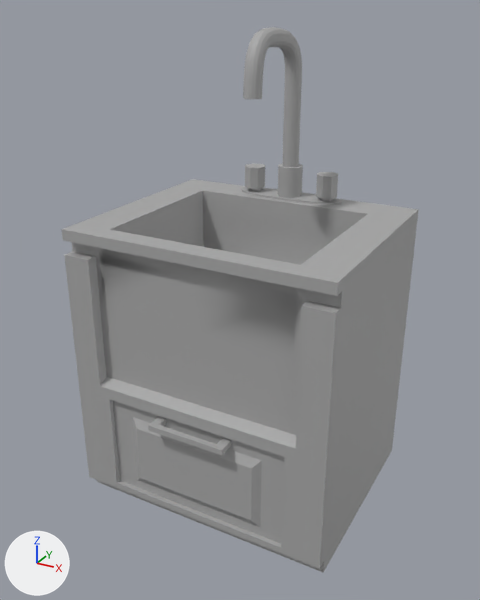
An edit to the FBX model RunningLateGame/Assets/Models/kitchenCounterSink.fbx, drawn before and after from the same camera.
The view is the same before and after, from a camera (50 mm lens) standing at (3.326, -2.126, 1.354) and looking at (2.503, -0.629, 0.606). The lights are fixed; the arrows at lower left show +X, +Y and +Z. Where no turn or scale is listed for an object, it has been applied to the vertices.
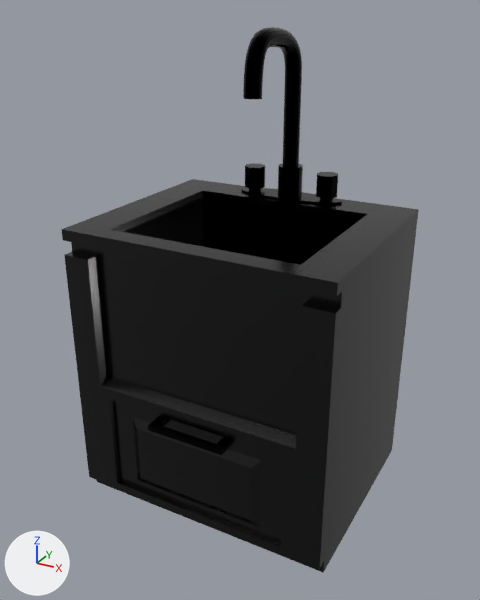
Where the change shows, as pixel boxes [x1, y1, x2, y2] in the pictures (480 x 600 px; the box of a moved part takes in the faces that stretch with it):
'drawer', recoloured (grey to black)
    both: [100, 376, 296, 557]
'pCylinder1', recoloured (grey to black)
    both: [241, 27, 342, 205]
'pCylinder3', recoloured (grey to black)
    both: [316, 172, 338, 201]
'pCylinder2', recoloured (grey to black)
    both: [245, 163, 265, 192]
part 1 of me_mesh_003, moved or reshaped
    both: [110, 191, 367, 271]
part 2 of me_mesh_003, recoloured (grey to black)
    both: [61, 179, 419, 572]

What changed in the scene script:
```text
Add img_trimsheet_modular_assets_standardsurface1_metallicsmoothness_1001_png:
    img_trimsheet_modular_assets_standardsurface1_metallicsmoothness_1001_png = load_image('trimsheet_modular_assets_standardSurface1_MetallicSmoothness.1001.png', '../../../Modelling/Exports/Trimsheets/trimsheet_for_master_assets/trimsheet_modular_assets_standardSurface1_MetallicSmoothness.1001.png', 2048, 2048, 'Non-Color')
Add mat_aistandardsurface1:
    mat_aistandardsurface1 = bpy.data.materials.new('aiStandardSurface1')
    mat_aistandardsurface1.use_nodes = True; mat_aistandardsurface1.node_tree.nodes.clear()
    _N = mat_aistandardsurface1.node_tree.nodes; _L = mat_aistandardsurface1.node_tree.links
    n0 = _N.new('ShaderNodeBsdfPrincipled'); n0.name = 'Principled BSDF'
    n0.inputs[0].default_value = (0.0, 0.0, 0.0, 1.0)  # 'Base Color', black #000000
    n0.inputs[2].default_value = 0.2  # 'Roughness'
    n1 = _N.new('ShaderNodeOutputMaterial'); n1.name = 'Material Output'
    n2 = _N.new('ShaderNodeTexImage'); n2.name = 'Image Texture'
    n2.image = img_trimsheet_modular_assets_standardsurface1_metallicsmoothness_1001_png
    _L.new(n2.outputs[0], n0.inputs[1])  # 'Color' to 'Metallic'
    _L.new(n0.outputs[0], n1.inputs[0])  # 'BSDF' to 'Surface'
Change me_mesh_004:
    where me_mesh_004.from_pydata(...)  # 408 vertices, 408 faces; spans x -0.3..0.3, y -0.635..0.0, z 0.0..0.36
    remove me_mesh_004.materials.append(mat_standardsurface1)  # grey #aaaaaa
    add me_mesh_004.materials.append(mat_aistandardsurface1)
Change me_mesh_001:
    where me_mesh_001.from_pydata(...)  # 42 vertices, 48 faces; spans x -0.0327..0.0327, y -0.0327..0.0327, z -0.0253..0.076
    remove me_mesh_001.materials.append(mat_standardsurface1)  # grey #aaaaaa
    add me_mesh_001.materials.append(mat_aistandardsurface1)
Change me_mesh_002:
    where me_mesh_002.from_pydata(...)  # 402 vertices, 416 faces; spans x -0.167..0.167, y -0.269..0.047, z 0.0..0.479
    remove me_mesh_002.materials.append(mat_standardsurface1)  # grey #aaaaaa
    add me_mesh_002.materials.append(mat_aistandardsurface1)
Change me_mesh_003:
    used by ob_case4; location = (2.505, -0.586, 0.415)
    remove me_mesh_003.from_pydata(...)  # 353 vertices, 350 faces; spans x -0.38..0.38, y -0.315..0.315, z -0.415..0.415
    add me_mesh_003.from_pydata(...)  # 358 vertices, 356 faces; spans x -0.38..0.38, y -0.315..0.315, z -0.415..0.415
    me_mesh_003 part 1
    4 vertices are removed from x -0.27..0.27, y -0.255, z 0.415
    13 faces are deleted
    9 vertices are added at x -0.27..0.269, y -0.255..0.201, z 0.394..0.415
    19 new faces join them
    me_mesh_003 part 2: 337 faces spanning x -0.38..0.38, y -0.315..0.315, z -0.415..0.415 switch from mat_standardsurface1 (grey #aaaaaa) to mat_aistandardsurface1
Change me_mesh:
    where me_mesh.from_pydata(...)  # 42 vertices, 48 faces; spans x -0.0327..0.0327, y -0.0327..0.0327, z -0.0253..0.076
    remove me_mesh.materials.append(mat_standardsurface1)  # grey #aaaaaa
    add me_mesh.materials.append(mat_aistandardsurface1)
```
